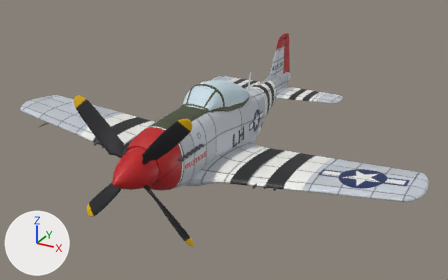
What one commit did to the FBX model Assets/OODA/Art/P51/P51.fbx.
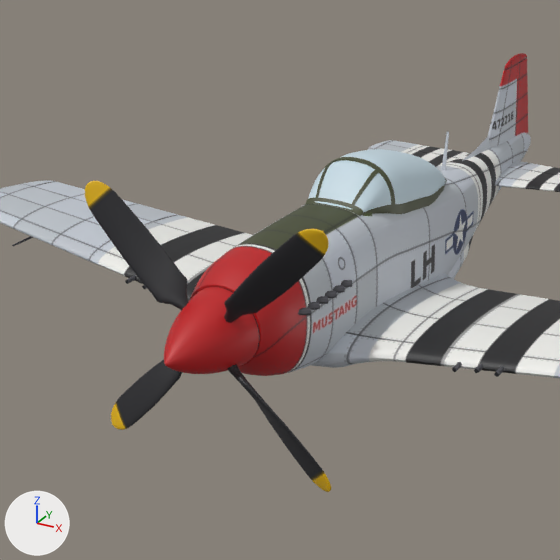
Each version is shown whole from a camera (50 mm lens) standing at (7.46, -13.81, 6.21) and looking at (0.19, -0.58, -0.41), then close up on the part from 7% to 68% of the width and 3% to 100% of the height. Every picture has the same lights, and +X, +Y and +Z are marked at lower left. The first two pictures are the older version. Where no turn or scale is listed for an object, it has been applied to the vertices. Vertices at exactly the same position are counted once.

In view in the first close-up: 'P51_AileronR', 'P51_Body', 'P51_Canopy', 'P51_Propeller', 'P51_Rudder' and 2 more.
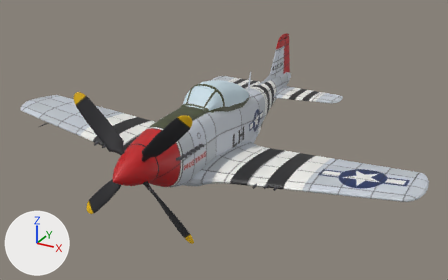
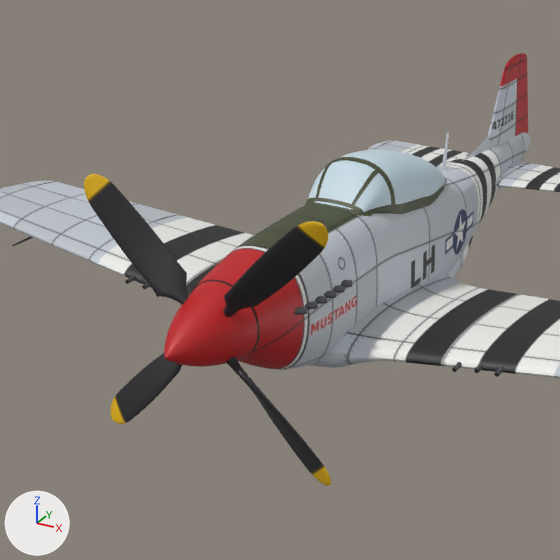
Boxes (x1, y1, x2, y2) around the edits, measured in the close-ups (560 x 560 px; the box of a moved part takes in the faces that stretch with it):
```json
{"object": "P51_Propeller", "change": "moved", "before": [85, 181, 331, 492], "after": [84, 174, 331, 486]}
{"part": 1, "of": "me_p51_body_new", "change": "moved or reshaped", "before": [298, 308, 311, 316], "after": [294, 307, 307, 315]}
{"part": 2, "of": "me_p51_body_new", "change": "moved or reshaped", "before": [307, 302, 320, 310], "after": [305, 301, 318, 309]}
{"part": 3, "of": "me_p51_body_new", "change": "moved or reshaped", "before": [316, 296, 328, 304], "after": [315, 296, 327, 304]}
{"part": 4, "of": "me_p51_body_new", "change": "moved or reshaped", "before": [190, 234, 337, 376], "after": [192, 234, 336, 370]}
{"part": 5, "of": "me_p51_body_new", "change": "surface changed", "before": [261, 364, 286, 376], "after": [249, 351, 283, 369]}
```

Edits to the scene script, one JSON object a line:
```json
{"block": "me_p51_body_new", "where": "me_p51_body_new.from_pydata(...)  # 14120 vertices, 13188 faces; spans x -5.64..5.64, y -1.27..1.51, z -4.27..3.97"}
{"block": "me_p51_body_new", "where": "# used by ob_p51_body; location = (0.0, 0.0, 0.0); rotation_euler = (1.571, 0.0, 0.0), in degrees (90, 0, 0)"}
{"block": "me_p51_body_new", "change": "me_p51_body_new part 1: the loose piece of 16 vertices spanning x 0.52..0.7, y 0.25..0.34, z 3.28..3.46 is moved by (-0.05, 0.0, 0.0)"}
{"block": "me_p51_body_new", "change": "me_p51_body_new part 2: the loose piece of 16 vertices spanning x 0.53..0.71, y 0.25..0.34, z 3.11..3.29 is moved by (-0.03, 0.0, 0.0)"}
{"block": "me_p51_body_new", "change": "me_p51_body_new part 3: the loose piece of 16 vertices spanning x 0.53..0.72, y 0.25..0.34, z 2.94..3.12 is moved by (-0.02, 0.0, 0.0)"}
{"block": "me_p51_body_new", "change": "me_p51_body_new part 4: 695 vertices moved from x -0.72..0.72, y -0.77..0.89, z 2.77..3.97 to x -0.71..0.71, y -0.76..0.88, z 2.77..3.97; 159 vertices removed from x -0.56..0.56, y -0.48..0.63, z 3.66..3.97; 159 vertices added at x -0.5..0.5, y -0.35..0.66, z 3.66..3.97"}
{"block": "me_p51_body_new", "change": "me_p51_body_new part 5: 34 kept faces spanning x -0.44..0.44, y -0.54..-0.11, z 3.36..3.66 get new texture (UV) coordinates"}
{"op": "set", "path": "ob_p51_propeller.location", "old": "(0.0, -4.13, 0.23)", "new": "(0.0, -4.13, 0.3)"}
```
